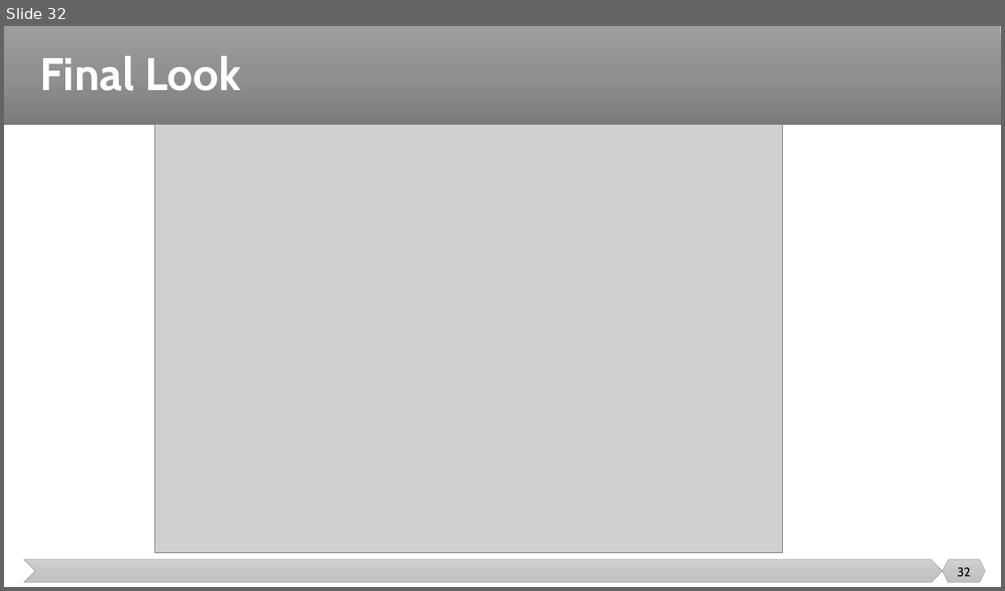
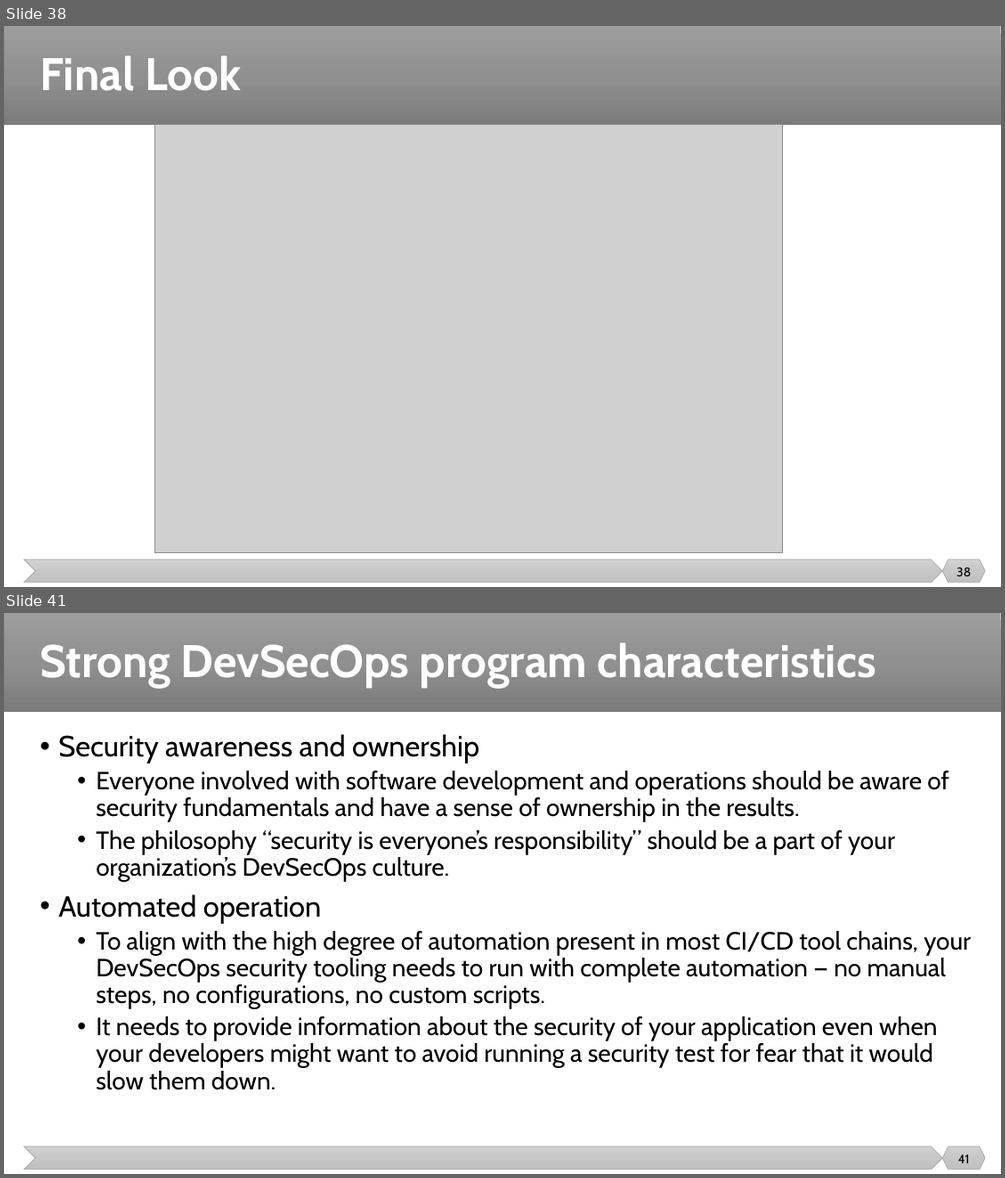
Before and after one commit to malenezi/malenezi, a slide deck: SE489/Lectures/9-DevSecOps/DevSecOps.pptx. Shown one above the other, each under a label of ours: slide 32 before the commit, slides 38 and 41 after it; the slides between them are not shown. The pictures are 1005x591 and 1005x1178 pixels, drawn with LibreOffice and Linux fonts; fonts in the diff are those of the drawing; grey boxes stand for pictures. Boxes give left, top, right and bottom in pixels: in the first picture for what was removed or moved away, otherwise in the second. Text is boxed around its words. In the diff, an @@ line names an element or a change of style, - is before the commit and + after.

```diff
--- a/SE489/Lectures/9-DevSecOps/DevSecOps.pptx
+++ b/SE489/Lectures/9-DevSecOps/DevSecOps.pptx
@@ slide 41 added at (x1=4, y1=613, x2=1001, y2=1174), background #FFFFFF; not listed: 3 template elements that a slide beside it also shows @@
@@ title added at (x1=40, y1=642, x2=876, y2=687), 44 pt, text #FFFFFF, bold @@
+Strong DevSecOps program characteristics
@@ text added at (x1=58, y1=734, x2=971, y2=1090), 24 pt, text #000000 @@
+• Security awareness and ownership
+  • Everyone involved with software development and operations should be aware of security fundamentals and have a sense of ownership in the results.
+  • The philosophy “security is everyone’s responsibility” should be a part of your organization’s DevSecOps culture.
+• Automated operation
+  • To align with the high degree of automation present in most CI/CD tool chains, your DevSecOps security tooling needs to run with complete automation — no manual steps, no configurations, no custom scripts.
+  • It needs to provide information about the security of your application even when your developers might want to avoid running a security test for fear that it would slow them down.
@@ page number added at (x1=958, y1=1154, x2=970, y2=1163), 12 pt, text #000000 @@
+41
@@ what was slide 32 is now slide 38 @@
@@ page number at (x1=956, y1=567, x2=971, y2=576): text changed @@
-32
+38
```
Also in this commit, not shown: 1 slide changed, 11 other slides added, 1 other file.
